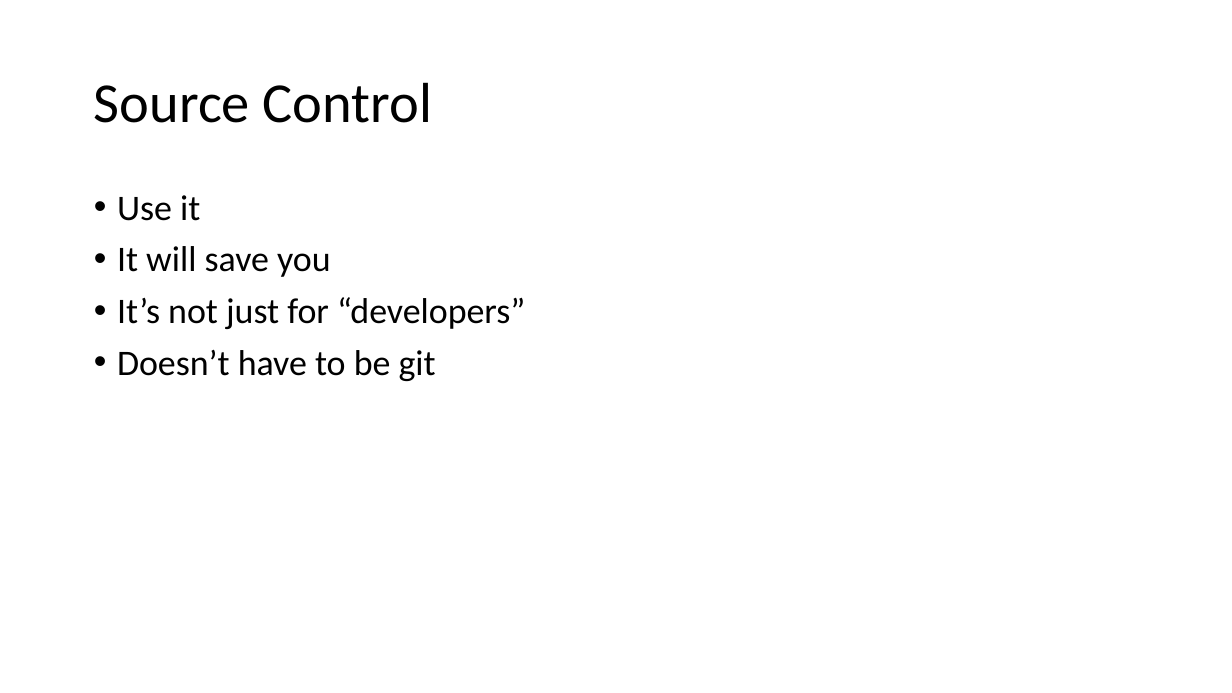
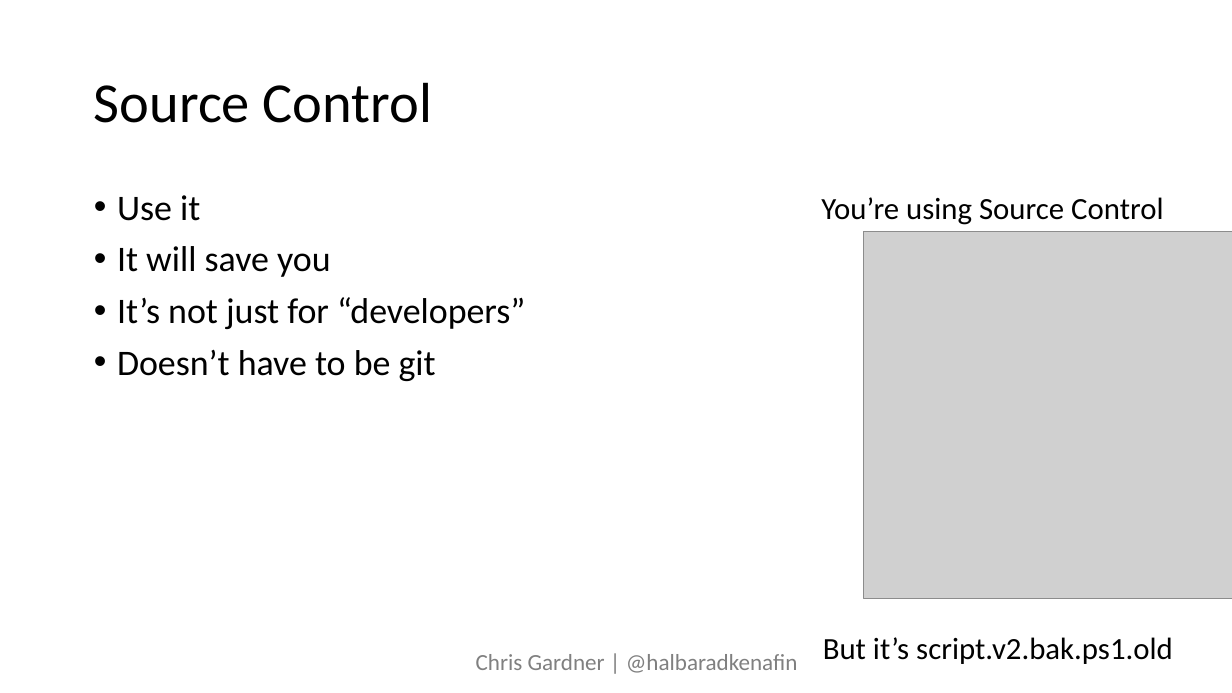
Before and after one commit to ChrisLGardner/presentations, a slide deck: slide 3 of 2019-04-27-PSH-Summit-Dont-Do-That/Dont-Do-That.pptx. Drawn at 1232x693 pixels with LibreOffice and Linux fonts; fonts in the diff are those of the drawing; grey boxes stand for pictures; background and template pictures are left out. Boxes give left, top, right and bottom in pixels: in the first picture for what was removed or moved away, otherwise in the second. Text is boxed around its words. In the diff, an @@ line names an element or a change of style, - is before the commit and + after.

```diff
--- a/2019-04-27-PSH-Summit-Dont-Do-That/Dont-Do-That.pptx
+++ b/2019-04-27-PSH-Summit-Dont-Do-That/Dont-Do-That.pptx
@@ text added at (821,197,1163,225), 24 pt, text #000000 @@
+You’re using Source Control
@@ picture added at (863,231,1232,598) @@
@@ text added at (476,654,798,673), 18 pt, text #808080 @@
+Chris Gardner | @halbaradkenafin
@@ text added at (823,637,1173,664), 24 pt, text #000000 @@
+But it’s script.v2.bak.ps1.old
```
Also in this commit, not shown: 3 other slides changed, 2 slides added, 2 slides removed, 2 other files.
